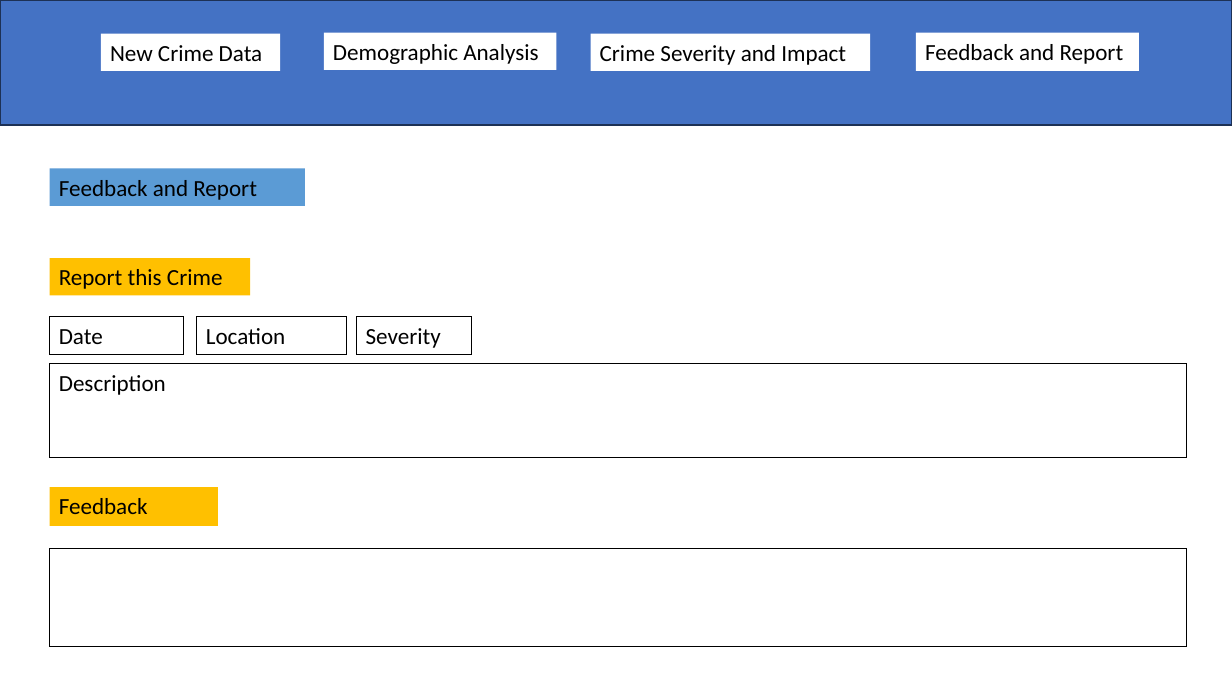
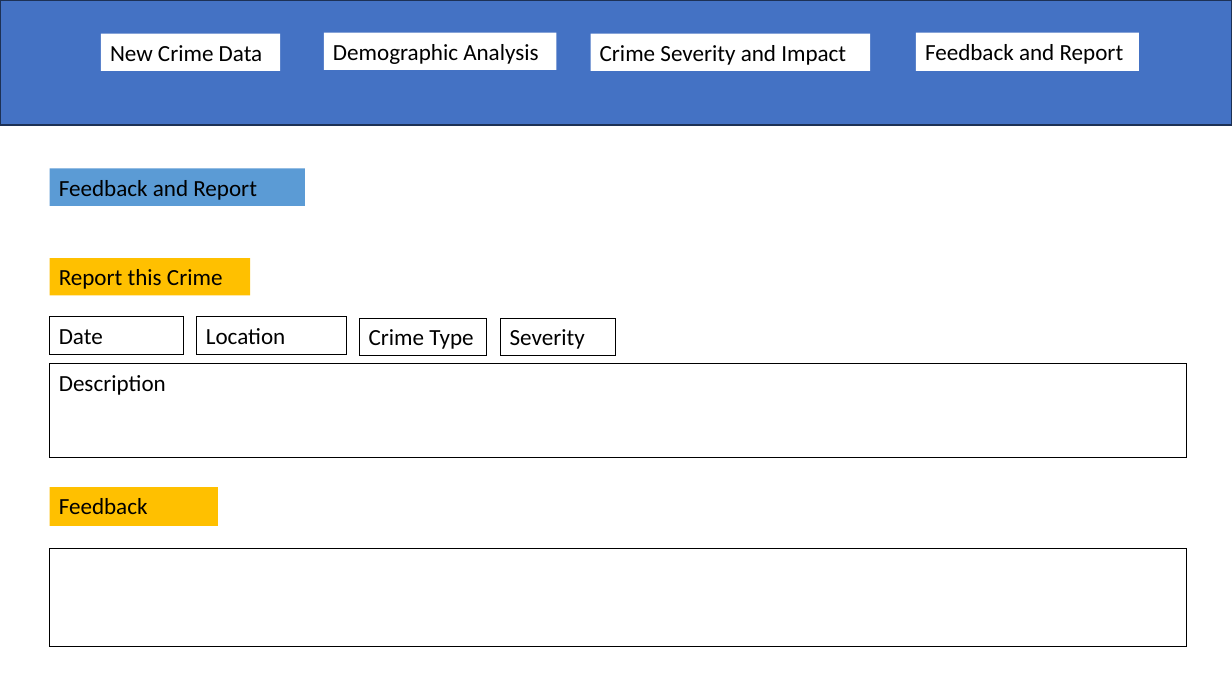
Before and after one commit to cs411-alawini/Los-Angeles-Crime-Data-Analysis, a slide deck: slide 4 of doc/UI Mock up.pptx. Drawn at 1232x693 pixels with LibreOffice and Linux fonts; fonts in the diff are those of the drawing. Boxes give left, top, right and bottom in pixels: in the first picture for what was removed or moved away, otherwise in the second. Text is boxed around its words. In the diff, an @@ line names an element or a change of style, - is before the commit and + after.

```diff
--- a/doc/UI Mock up.pptx
+++ b/doc/UI Mock up.pptx
@@ rectangle added at (x1=360, y1=318, x2=487, y2=355), outline #000000 0.75 pt, 18 pt, text #000000 @@
+Crime Type
@@ rectangle "Severity" moved from (x1=357, y1=317, x2=472, y2=354) to (x1=501, y1=318, x2=616, y2=355) @@
```
Also in this commit, not shown: 3 other slides changed.
